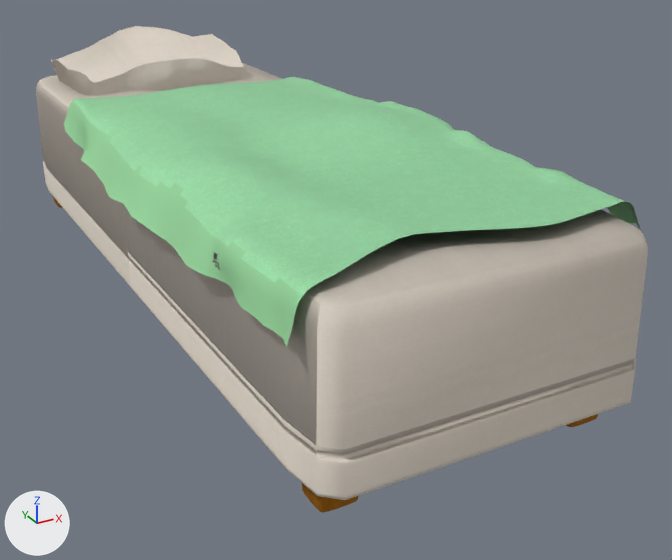
Two versions of the OBJ model ProyectoFinal/ProyectoFinal/Models/cama.obj, one commit apart.
The view is the same before and after, from a 50 mm lens placed at (3.99, -4.04, 2.73), pointed at (6.11, -0.18, 0.8). Arrows for +X, +Y and +Z are at lower left; the lights stay in place. Where no turn or scale is listed for an object, it has been applied to the vertices. Vertices at the same position are counted once.

Objects in the first picture: 'cama'.
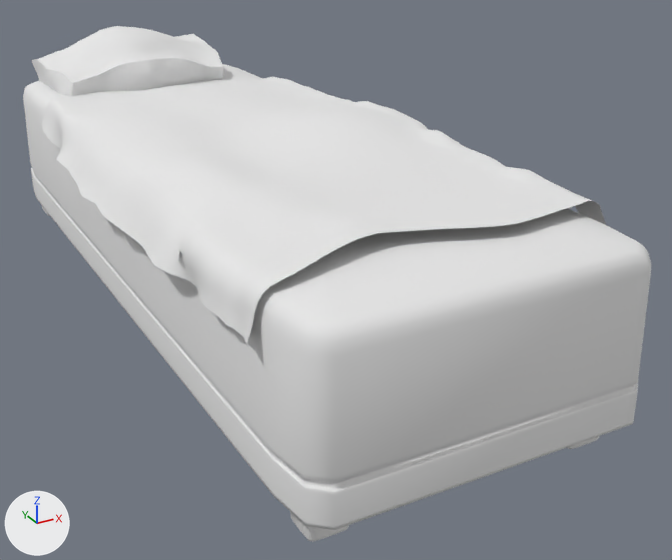
What the commit changed:
Material 'camaprueba3:lambert7SG' (mat_camaprueba3_lambert7sg) is new.
Its base color is (0.8, 0.8, 0.8) (white #e7e7e7).
Its roughness is 1.0.
Material 'camaprueba3:lambert4SG' (mat_camaprueba3_lambert4sg) is new.
Its base color is (0.8, 0.8, 0.8) (white #e7e7e7).
Its roughness is 1.0.
Material 'camaprueba3:lambert5SG' (mat_camaprueba3_lambert5sg) is new.
Its base color is (0.8, 0.8, 0.8) (white #e7e7e7).
Its roughness is 1.0.
me_cama is used by ob_cama; location (0.0, 0.0, 0.0).
me_cama had 7712 vertices, 7475 faces and spanned x 5.03..6.77, y -1.8..2.28, z 0.65..1.84.
me_cama no longer uses material mat_lambert3sg.
me_cama no longer uses material mat_lambert2sg.
me_cama no longer uses material mat_phonge2sg.
me_cama now has 7708 vertices, 7466 faces and spans x 4.92..6.67, y -1.92..2.17, z 0.65..1.84.
me_cama part 1: the loose piece of 96 vertices spanning x 5.21..5.39, y 2.04..2.21, z 0.65..0.82 is moved by (-0.1, -0.12, 0.0).
me_cama part 2: the loose piece of 365 vertices spanning x 5.16..6.65, y -1.8..2.28, z 0.78..1.52 is moved by (-0.1, -0.12, 0.0), in mat_camaprueba3_lambert4sg (white #e7e7e7).
me_cama part 3: the loose piece of 96 vertices spanning x 6.37..6.54, y -1.68..-1.51, z 0.65..0.82 is copied, and the copy is moved by (-1.25, -0.12, 0.0); it spans x 5.12..5.29, y -1.8..-1.62, z 0.65..0.82.
me_cama part 4: the loose piece of 100 vertices spanning x 5.22..5.4, y -1.68..-1.51, z 0.65..0.82 is deleted.
me_cama part 5: 56 vertices moved within x 5.2..6.54, y -1.46..2.05, z 1.46..1.76; 6847 vertices removed from x 5.03..6.77, y -1.67..2.1, z 1.34..1.84; 6847 vertices added at x 4.92..6.67, y -1.6..2.17, z 1.33..1.84.
me_cama part 6: 2 vertices moved within x 6.37, y -1.62, z 0.78..0.82; 94 vertices removed from x 6.37..6.54, y -1.68..-1.51, z 0.65..0.82; 94 vertices added at x 6.26..6.43, y -1.8..-1.62, z 0.65..0.82.
me_cama now uses material mat_camaprueba3_lambert5sg (white #e7e7e7).
me_cama now uses material mat_camaprueba3_lambert4sg (white #e7e7e7).
me_cama now uses material mat_camaprueba3_lambert7sg (white #e7e7e7).

What differs and where, as boxes (x1, y1, x2, y2) in the pictures (672 x 560 px; the box of a moved part takes in the faces that stretch with it):
'cama', reshaped: before (36, 26, 648, 513); after (23, 26, 651, 542)
part 1 of me_cama, moved or reshaped: before (53, 197, 63, 208); after (42, 206, 50, 216)
part 2 of me_cama, moved or reshaped: before (36, 63, 648, 500); after (23, 64, 651, 530)
part 3 of me_cama, added: after (290, 512, 349, 542)
part 4 of me_cama, deleted: before (302, 483, 358, 513)
part 5 of me_cama, moved or reshaped: before (51, 26, 641, 347); after (32, 26, 606, 345)
part 6 of me_cama, moved or reshaped: before (566, 414, 598, 427); after (567, 436, 599, 449)
